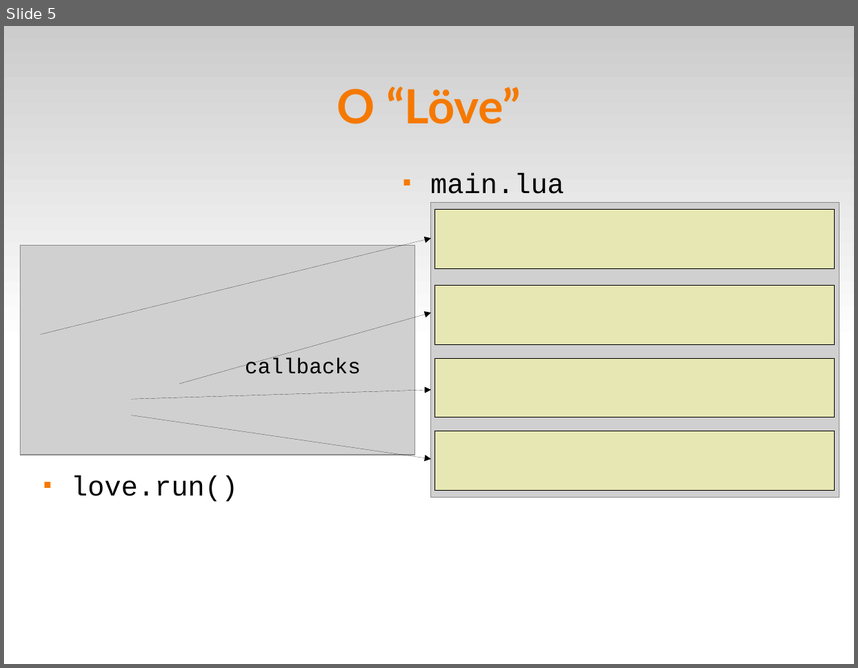
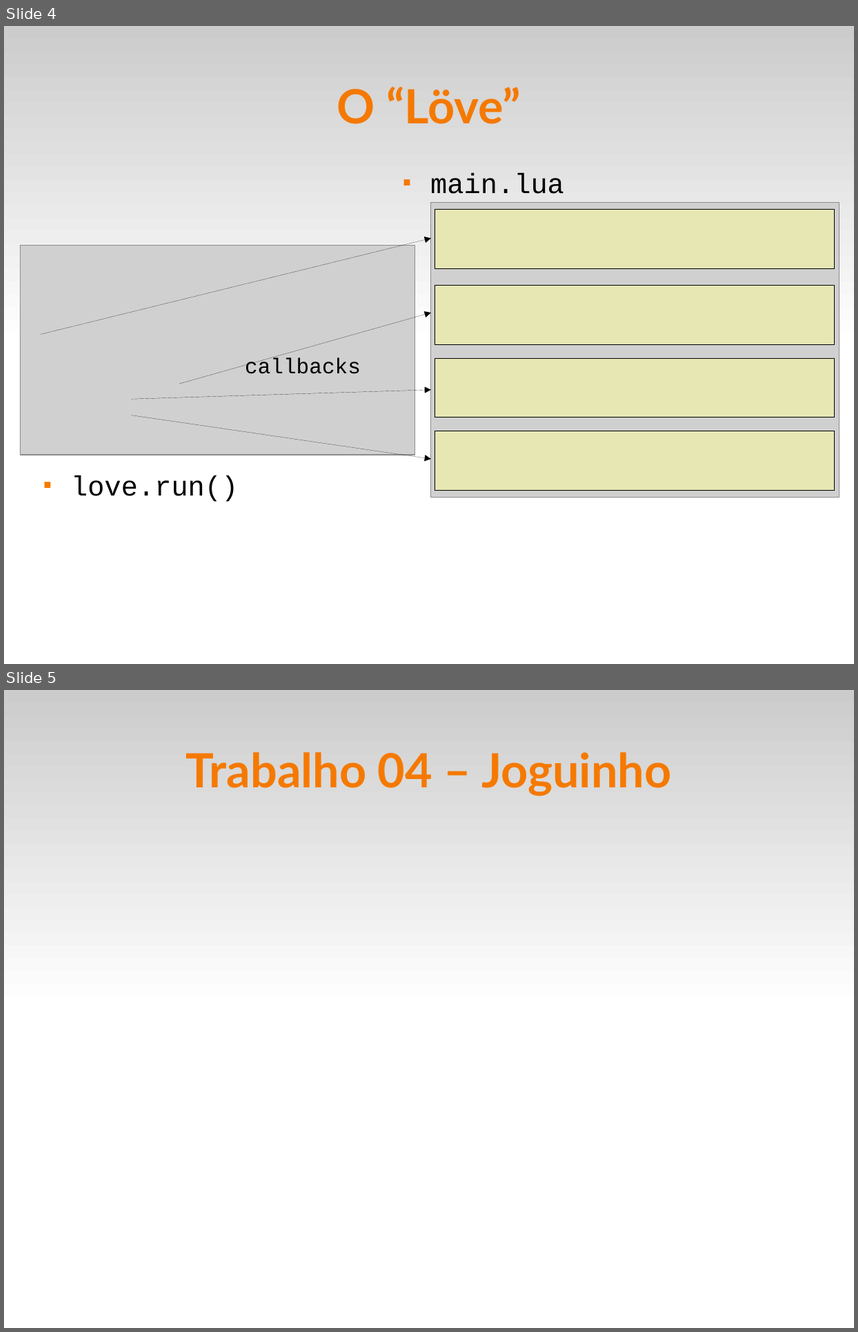
Before and after one commit to fsantanna-uerj/EDL, a slide deck: slides/edl-love.odp. Shown one above the other, each under a label of ours: slide 5 before the commit, slides 4 and 5 after it. The pictures are 858x668 and 858x1332 pixels, drawn with LibreOffice and Linux fonts; fonts in the diff are those of the drawing; grey boxes stand for pictures. Boxes give left, top, right and bottom in pixels: in the first picture for what was removed or moved away, otherwise in the second. Text is boxed around its words. In the diff, an @@ line names an element or a change of style, - is before the commit and + after.

```diff
--- a/slides/edl-love.odp
+++ b/slides/edl-love.odp
@@ slide 5 added at box(4, 690, 854, 1328), background #FFFFFF; not listed: 1 template element that a slide beside it also shows @@
@@ title added at box(186, 752, 671, 796), 44 pt, text #F57900, bold @@
+Trabalho 04 – Joguinho
@@ freeform shape added at box(272, 1078, 272, 1078), fill #99CCFF, outline #FF0000 4.25 pt @@
@@ what was slide 5 is now slide 4 @@
```
Also in this commit, not shown: 2 slides changed, 1 slide removed, 5 other files.
